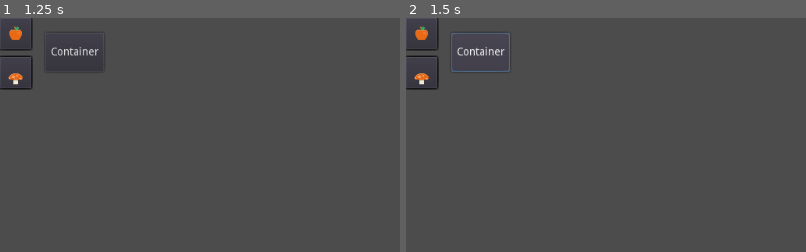
Above: before the commit, frames 1-2 (left to right).
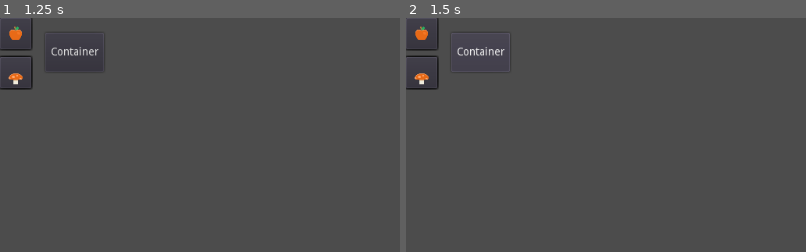
Above: after the commit, the same moments.

Repository: Whimfoome/godot-InventorySystem
Game: Godot game, scene res://World.tscn
Two runs of this game, one before a commit and one after it. Both use one fixed random seed, a clock stepped at 60 frames per second and the inputs below. The engine's default icon, where the game draws it, is replaced by a stand-in: a white triangle on a blue panel in a dark square.
Inputs (mouse positions are % of the whole screen's width and height, from its top left):
- Up to frame 1 (1.25 s): click (2, 3) at 0.52 s
- Up to frame 2 (1.5 s): click "Container" at 1.25 s
The pictures show only the part of the screen within x 0-50%, y 0-50%; the shares and areas given below are measured in that part.

Frame 1 is identical in both runs. In frame 2, 0.2% of the frame differs, in the area x 11-26%, y 6-24%.

Commit message:
using items, moving items, inv query, bug fixes

Diff:
--- a/Inventory/InventoryComponent.gd
+++ b/Inventory/InventoryComponent.gd
@@ -11,6 +11,7 @@
 
 var inv_slotstruct := Array()
 var inv_slotstack := Array()
+var interacter
 
 
 func _ready():
@@ -26,24 +27,40 @@
 		inv_slotstack.append(new_slot.stack_amount)
 
 
-func add_to_inventory(struct:IItem, amount:int) -> bool:
+func add_to_inventory(struct:IItem, amount:int):
+	var _succ := false
 	if struct.i_stackable:
 		var returned_stack = has_partial_stack(struct)
 		if returned_stack[0]:
-			add_to_stack(struct, amount, returned_stack[1])
-			return true
+			_succ = add_to_stack(struct, amount, returned_stack[1])
 		else:
-			create_stack(struct, amount)
-			return true
+			_succ = create_stack(struct, amount)
 	else:
-		create_stack(struct, amount)
-		return true
+		_succ = create_stack(struct, amount)
+	return _succ
 
 
-func create_stack(struct:IItem, amount:int):
-	var index = inv_slotstack.find(0)
-	inv_slotstruct[index] = struct
-	inv_slotstack[index] = amount
+func create_stack(struct:IItem, amount:int) -> bool:
+	var has_space := false
+	for i in range(inv_slotstack.size()):
+		if inv_slotstack[i] <= 0:
+			has_space = true
+			break
+	if has_space:
+		var index = inv_slotstack.find(0)
+		if (amount > struct.i_maxstack):
+			inv_slotstack[index] = struct.i_maxstack
+			add_to_inventory(struct, amount - struct.i_maxstack)
+		elif amount > 1 and not struct.i_stackable:
+			inv_slotstack[index] = 1
+			add_to_inventory(struct, amount - 1)
+		else:
+			inv_slotstack[index] = amount
+		inv_slotstruct[index] = struct
+		refresh_slots(index)
+		return true
+	else:
+		return false
 
 
 func has_partial_stack(struct:IItem) -> Array:
@@ -63,9 +80,12 @@
 		inv_slotstruct[index] = struct
 		inv_slotstack[index] = struct.i_maxstack
 		var _calc = amount - (struct.i_maxstack - current_amount)
-		var _success = add_to_inventory(struct, _calc)
+		if add_to_inventory(struct, _calc):
+			refresh_slots(index)
 	else:
 		inv_slotstack[index] += amount
+		refresh_slots(index)
+	return true
 
 
 func add_starting_items():
@@ -73,8 +93,23 @@
 		var _succ = add_to_inventory(load(start_items[i]).new(), start_items_amount[i])
 
 
-func toggle_window(window_name: String, window_path: String):
+func refresh_slots(index: int):
+	if get_children() != []:
+		get_children()[0].slot_list[index].refresh_slot()
+
+
+func inv_query(item_class: String, item_amount: int) -> bool:
+	var total: int = 0
+	for i in range(inv_slotstruct.size()):
+		if inv_slotstruct[i].get_class() == item_class:
+			total += inv_slotstack[i]
+	return total >= item_amount
+
+
+func toggle_window(player, window_name: String, window_path: String):
 	if not has_node(window_name):
+		interacter = player
 		add_child(load(window_path).instance())
 	else:
+		interacter = null
 		get_child(0).queue_free()
--- a/Inventory/Items/IItem.gd
+++ b/Inventory/Items/IItem.gd
@@ -2,15 +2,15 @@
 extends Node
 
 
-var i_name := "None"
+var i_name := "ItemName"
 var i_image: StreamTexture = load("res://icon.png")
+var i_description := "Short Description"
+var i_consumable := true
 var i_stackable := true
 var i_maxstack := 5
 
-onready var player = get_tree().get_nodes_in_group("Player")
 
-
-func i_use():
+func i_use(_player):
 	print("I was used ", self.i_name)
 
 
--- a/Inventory/Items/Item_Apple.gd
+++ b/Inventory/Items/Item_Apple.gd
@@ -8,6 +8,6 @@
 	self.i_maxstack = 4
 
 
-func i_use():
+func i_use(player):
 	player.health += 10
-	.i_use()
+	.i_use(player)
--- a/Inventory/Items/Item_Mushroom.gd
+++ b/Inventory/Items/Item_Mushroom.gd
@@ -7,6 +7,6 @@
 	self.i_stackable = false
 
 
-func i_use():
+func i_use(player):
 	player.health -= 10
-	.i_use()
+	.i_use(player)
--- a/Inventory/Other/AddItem.gd
+++ b/Inventory/Other/AddItem.gd
@@ -5,14 +5,13 @@
 
 export(String, FILE, "*.gd") var directory = ""
 export(int) var amount = 1
-export(String) var group = "Player"
 
 var item
 
 
 func _ready():
-	var groupnodes = get_tree().get_nodes_in_group(group)
-	var _succ = connect("interacted", groupnodes[0], "_on_item_interacted")
+	var player = get_tree().get_nodes_in_group("Player")[0]
+	var _succ = connect("interacted", player, "_on_item_interacted")
 
 	if not directory == "":
 		item = load(directory).new()
--- a/Inventory/Other/AddItem.tscn
+++ b/Inventory/Other/AddItem.tscn
@@ -13,6 +13,8 @@
 [node name="Button" type="Button" parent="."]
 anchor_right = 1.0
 anchor_bottom = 1.0
+focus_mode = 0
+enabled_focus_mode = 0
 __meta__ = {
 "_edit_use_anchors_": false
 }
--- a/Inventory/Other/Container.gd
+++ b/Inventory/Other/Container.gd
@@ -2,4 +2,5 @@
 
 
 func _on_Button_pressed():
-	$InventoryComponent.toggle_window("ContainerWindow", "res://Inventory/Other/ContainerWindow.tscn")
+	var player = get_tree().get_nodes_in_group("Player")[0]
+	$InventoryComponent.toggle_window(player, "ContainerWindow", "res://Inventory/Other/ContainerWindow.tscn")
--- a/Inventory/Other/Container.tscn
+++ b/Inventory/Other/Container.tscn
@@ -14,6 +14,8 @@
 [node name="Button" type="Button" parent="."]
 anchor_right = 1.0
 anchor_bottom = 1.0
+focus_mode = 0
+enabled_focus_mode = 0
 text = "Container"
 __meta__ = {
 "_edit_use_anchors_": false
--- a/Inventory/Other/ContainerWindow.tscn
+++ b/Inventory/Other/ContainerWindow.tscn
@@ -51,8 +51,10 @@
 margin_top = 5.0
 margin_right = -5.0
 grow_horizontal = 0
+focus_mode = 0
 size_flags_horizontal = 0
 size_flags_vertical = 0
+enabled_focus_mode = 0
 text = "X"
 
 [node name="InventoryGrid" type="GridContainer" parent="Background"]
--- a/Inventory/UI/InventoryWindow.gd
+++ b/Inventory/UI/InventoryWindow.gd
@@ -1,16 +1,15 @@
 extends MarginContainer
 
 
-const ItemSlot = preload("res://Inventory/UI/ItemSlot.tscn")
+var slot_list = Array()
 
 
 func _ready():
 	for i in range(get_parent().inv_slots):
 		var slot_child = get_parent().ItemSlotClass.instance()
 		slot_child.slot_index = i
-		slot_child.item_struct = get_parent().inv_slotstruct[i]
-		slot_child.stack_amount = get_parent().inv_slotstack[i]
 		$Background/InventoryGrid.add_child(slot_child)
+		slot_list.append(slot_child)
 	$Background/UpperOverlay/InventoryName.text = get_parent().inv_name
 
 
--- a/Inventory/UI/InventoryWindow.tscn
+++ b/Inventory/UI/InventoryWindow.tscn
@@ -51,8 +51,10 @@
 margin_top = 12.0
 margin_right = -20.0
 grow_horizontal = 0
+focus_mode = 0
 size_flags_horizontal = 0
 size_flags_vertical = 0
+enabled_focus_mode = 0
 text = "X"
 
 [node name="InventoryGrid" type="GridContainer" parent="Background"]
--- a/Inventory/UI/ItemSlot.gd
+++ b/Inventory/UI/ItemSlot.gd
@@ -5,18 +5,48 @@
 var item_struct: IItem = IItem.new()
 var stack_amount := 0
 
+onready var inventory_comp = get_node("../../../../")
 onready var ui_stackamount: Label = get_node("Background/Overlay/StackAmount")
 onready var ui_image: TextureRect = get_node("Background/Overlay/Image")
 
 
 func _ready():
+	refresh_slot()
+
+
+func refresh_slot():
+	item_struct = inventory_comp.inv_slotstruct[slot_index]
+	stack_amount = inventory_comp.inv_slotstack[slot_index]
+
+	if stack_amount <= 0:
+		item_struct = IItem.new()
+		stack_amount = 0
+		inventory_comp.inv_slotstruct[slot_index] = item_struct
+		inventory_comp.inv_slotstack[slot_index] = stack_amount
+		ui_image.visible = false
+		ui_stackamount.visible = false
+	else:
+		ui_image.visible = true
+		ui_stackamount.visible = true
+
+	ui_image.texture = item_struct.i_image
 	ui_stackamount.text = str(stack_amount)
 
-	ui_image.texture = item_struct.i_image
 
-	if stack_amount > 0:
-		ui_image.visible = true
-		ui_stackamount.visible = true
-	else:
-		ui_image.visible = false
-		ui_stackamount.visible = false
+func _on_Button_gui_input(event):
+	if event is InputEventMouseButton:
+		# not event.pressed means released
+		if event.button_index == BUTTON_LEFT and not event.pressed:
+			pass
+		elif event.button_index == BUTTON_RIGHT and not event.pressed:
+			var interacter_inventory_comp = inventory_comp.interacter.get_node("InventoryComponent")
+
+			if inventory_comp == interacter_inventory_comp:
+				item_struct.i_use(inventory_comp.interacter)
+				if item_struct.i_consumable:
+					inventory_comp.inv_slotstack[slot_index] -= 1
+					refresh_slot()
+			else:
+				if interacter_inventory_comp.add_to_inventory(item_struct, stack_amount):
+					inventory_comp.inv_slotstack[slot_index] = 0
+					refresh_slot()
--- a/Inventory/UI/ItemSlot.tscn
+++ b/Inventory/UI/ItemSlot.tscn
@@ -15,6 +15,7 @@
 [node name="Background" type="ColorRect" parent="."]
 margin_right = 90.0
 margin_bottom = 90.0
+rect_min_size = Vector2( 90, 90 )
 color = Color( 0.93, 0.89, 0.81, 0.7 )
 
 [node name="Overlay" type="Control" parent="Background"]
@@ -50,3 +51,16 @@
 __meta__ = {
 "_edit_use_anchors_": false
 }
+
+[node name="Button" type="Button" parent="Background"]
+anchor_right = 1.0
+anchor_bottom = 1.0
+focus_mode = 0
+shortcut_in_tooltip = false
+button_mask = 3
+enabled_focus_mode = 0
+flat = true
+__meta__ = {
+"_edit_use_anchors_": false
+}
+[connection signal="gui_input" from="Background/Button" to="." method="_on_Button_gui_input"]
--- a/Player.gd
+++ b/Player.gd
@@ -6,7 +6,14 @@
 
 func _input(event):
 	if event.is_action_pressed("ui_accept"):
-		$InventoryComponent.toggle_window("InventoryWindow", "res://Inventory/UI/InventoryWindow.tscn")
+		$InventoryComponent.toggle_window(self, "InventoryWindow", "res://Inventory/UI/InventoryWindow.tscn")
+
+	if event.is_action_pressed("ui_cancel"):
+		var item_query = load("res://Inventory/Items/Item_Apple.gd").new()
+		if $InventoryComponent.inv_query(item_query.get_class(), 2):
+			print("it has 2 apples or more")
+		else:
+			print("doesn't have 2 apples")
 
 
 func _on_item_interacted(sender, item, amount):
